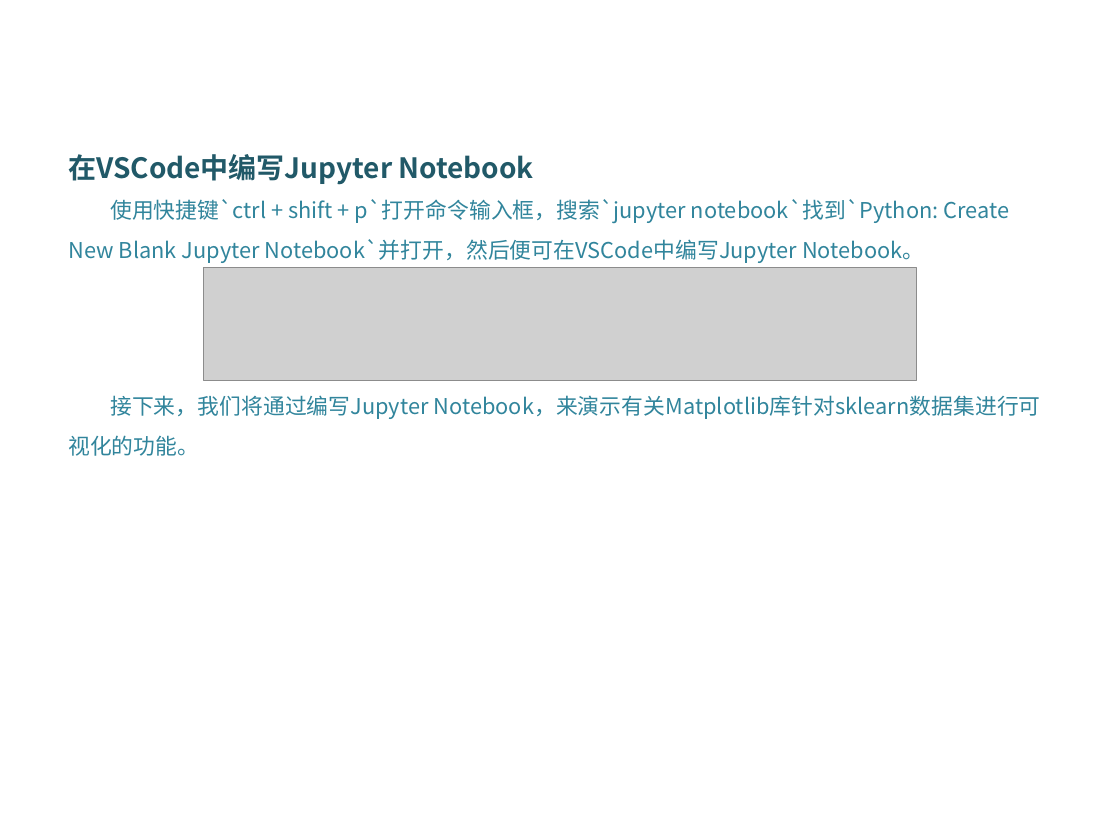
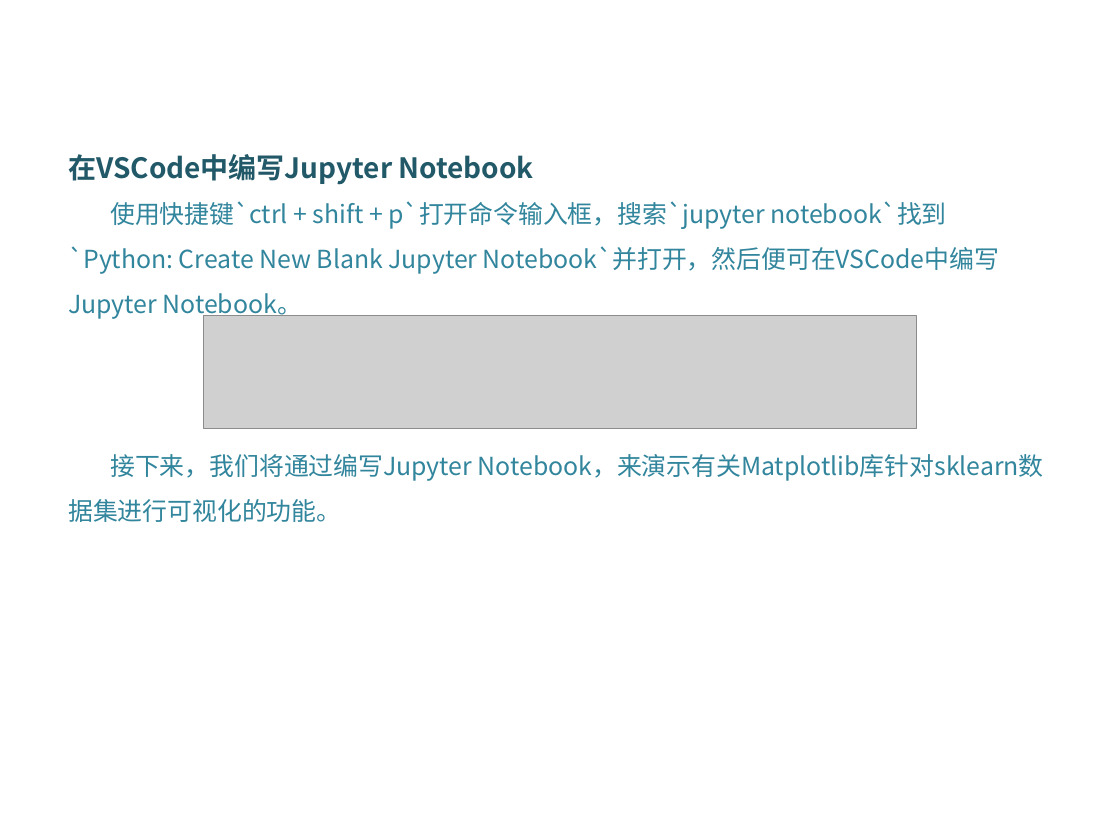
Before and after one commit to DataScienceCoding/Python-Data-Analysis, a slide deck: slide 11 of Python-Data-Analysis.pptx (slide 10 before the commit). Drawn at 1120x840 pixels with LibreOffice and Linux fonts; fonts in the diff are those of the drawing; grey boxes stand for pictures; background and template pictures are left out. Boxes give left, top, right and bottom in pixels: in the first picture for what was removed or moved away, otherwise in the second. Text is boxed around its words. In the diff, an @@ line names an element or a change of style, - is before the commit and + after.

```diff
--- a/Python-Data-Analysis.pptx
+++ b/Python-Data-Analysis.pptx
@@ text at [68,201,1044,522]: size 14 to 16 pt in "使用快捷键`ctrl + shift + p`打开命令输入框，搜索`jupyter notebook`找到`Python ...", "接下来，我们将通过编写Jupyter Notebook，来演示有关Matplotlib库针对sklearn数据集进行可视 ..." @@
@@ picture: place and size @@
-picture at [204,268,916,381]
+picture at [204,316,916,429]
```
Also in this commit, not shown: 5 other slides changed, 1 slide added, 1 other file.
